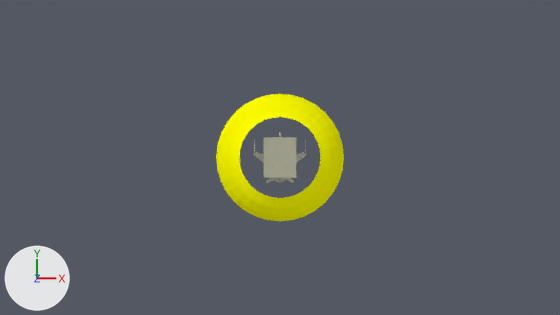
Two versions of the Blender file src/assets/scenes/Play.blend, one commit apart.
One viewpoint serves both versions: the file's camera 'Camera'. The axes (+X, +Y, +Z) are drawn at lower left. The lights are the same throughout.

The first picture shows 'Ship', 'StarsParticleEmitter'.
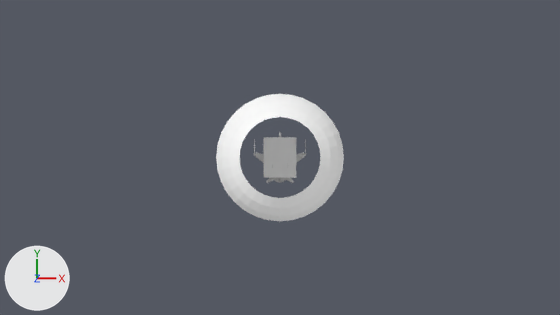
Pixel boxes (x1, y1, x2, y2) of what changed, in the pictures (560 x 315 px):
'StarsParticleEmitter', recoloured (yellow to white): (216, 94, 344, 221) in both

The change, as a diff of the scene's bpy script:
```diff
--- a/src/assets/scenes/Play.blend.py
+++ b/src/assets/scenes/Play.blend.py
@@ mat_stars_material @@
 mat_stars_material = diffuse_material('Stars_material')
-mat_stars_material.base_color = (1.0, 1.0, 0.0)  # yellow #ffff00
+mat_stars_material.base_color = (1.0, 1.0, 1.0)  # white #ffffff
```
